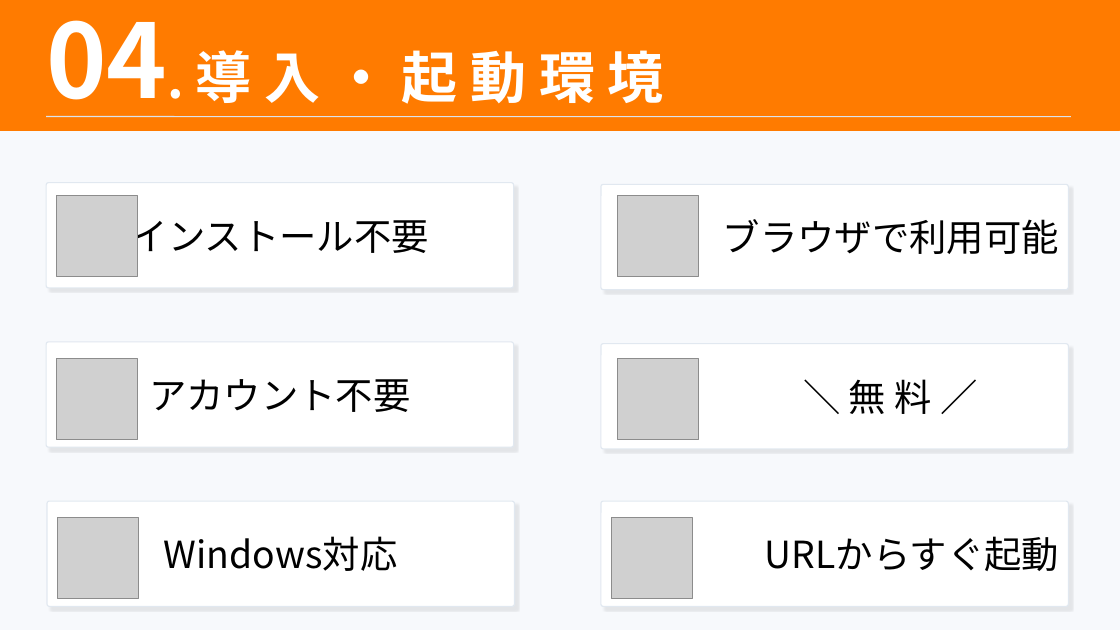
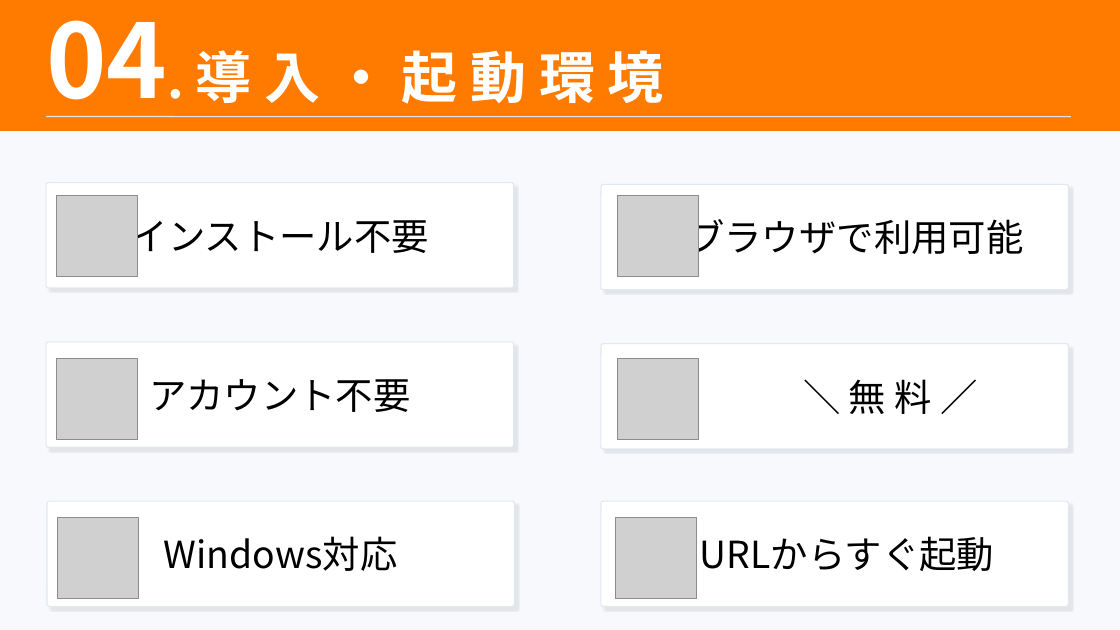
Before and after one commit to aboshi1539/Personal_production_2, a slide deck: slide 6 of 0H01002_網干風駕_個人製作.pptx. Drawn at 1120x630 pixels with LibreOffice and Linux fonts; fonts in the diff are those of the drawing; grey boxes stand for pictures. Boxes give left, top, right and bottom in pixels: in the first picture for what was removed or moved away, otherwise in the second. Text is boxed around its words. In the diff, an @@ line names an element or a change of style, - is before the commit and + after.

```diff
--- a/0H01002_網干風駕_個人製作.pptx
+++ b/0H01002_網干風駕_個人製作.pptx
@@ rounded rectangle "ブラウザで利用可能" at (601,184,1068,289): alignment right to centre @@
@@ rounded rectangle "URLからすぐ起動" at (601,502,1068,607): alignment right to centre @@
@@ picture: place and size @@
-picture at (612,518,692,598)
+picture at (616,518,697,598)
```
Also in this commit, not shown: 4 other slides changed, 3 other files.
